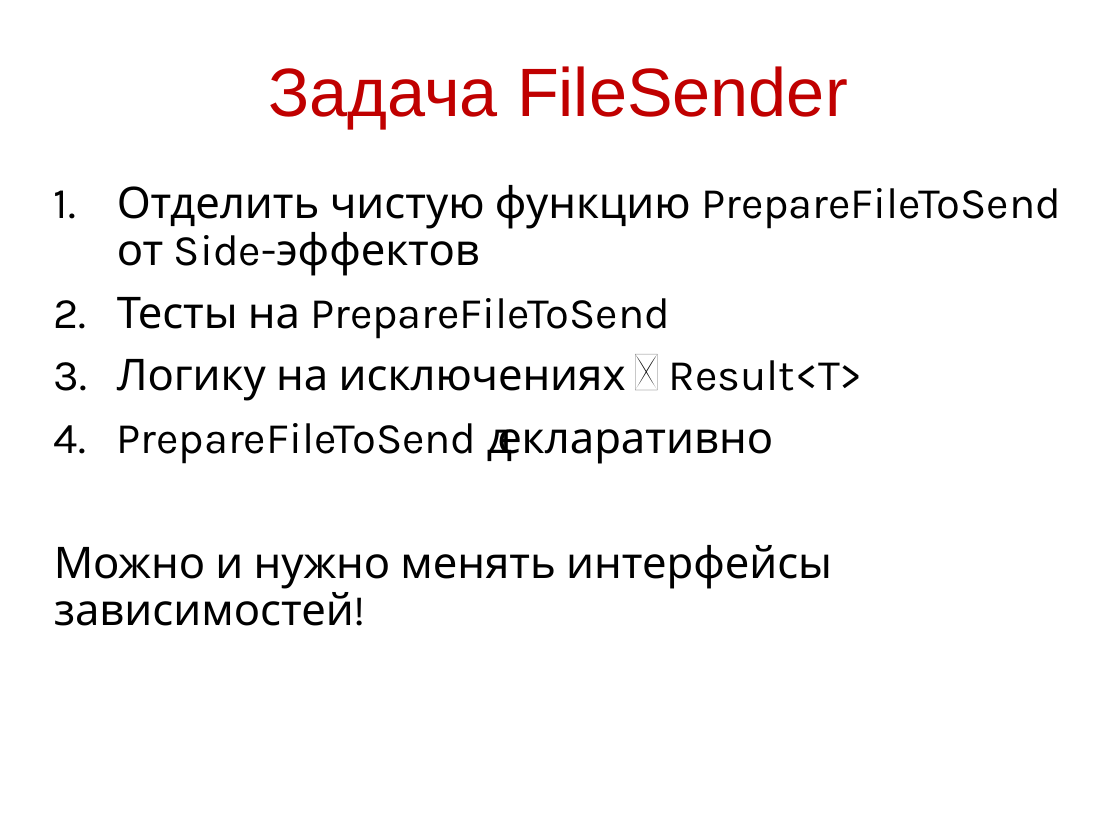
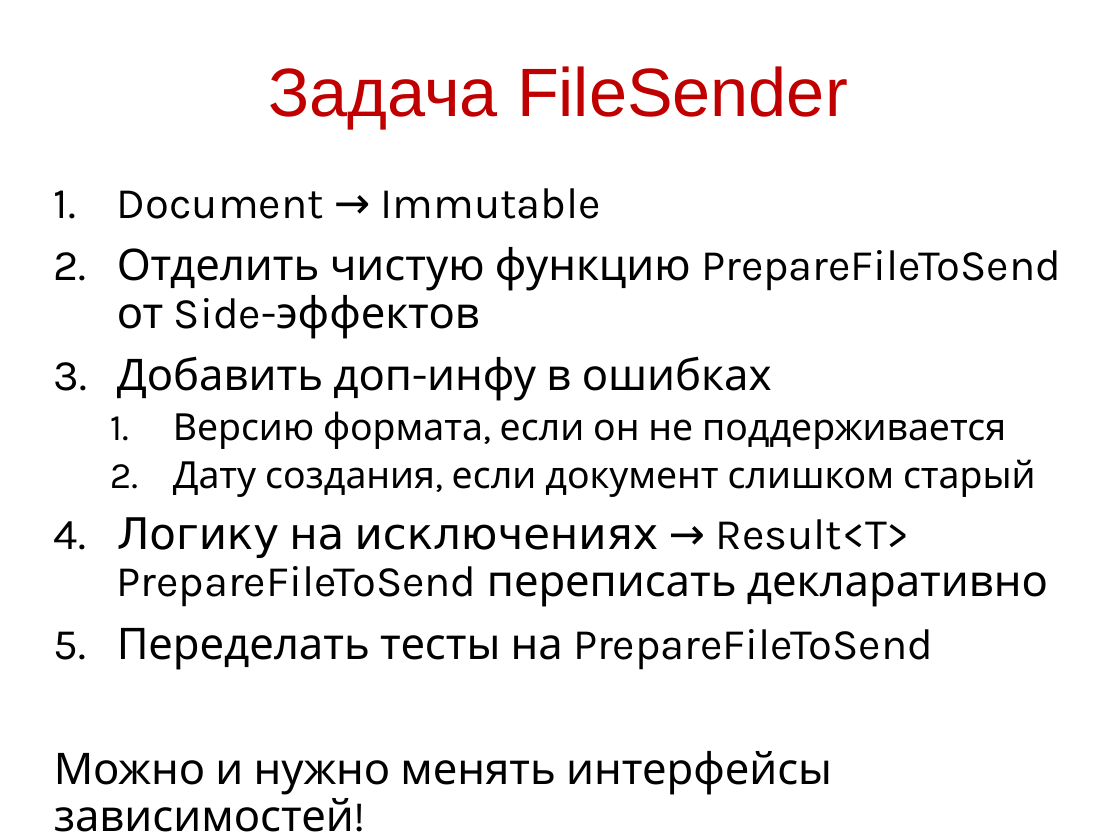
Before and after one commit to kontur-courses/fp, a slide deck: slide 28 of fp2.pptx (slide 27 before the commit). Drawn at 1120x840 pixels with LibreOffice and Linux fonts; fonts in the diff are those of the drawing. Boxes give left, top, right and bottom in pixels: in the first picture for what was removed or moved away, otherwise in the second. Text is boxed around its words. In the diff, an @@ line names an element or a change of style, - is before the commit and + after.

Commit message:
* Result<None> support * Result<T>.RefineError

```diff
--- a/fp2.pptx
+++ b/fp2.pptx
@@ text at (117,188,601,219): paragraph added @@
+1. Document → Immutable
@@ text at (117,356,1048,670): text changed @@
-2. Тесты на PrepareFileToSend
-3. Логику на исключениях → Result<T>
-4. PrepareFileToSend → декларативно
+3. Добавить доп-инфу в ошибках
+  1. Версию формата, если он не поддерживается
+  2. Дату создания, если документ слишком старый
+4. Логику на исключениях → Result<T>
+   PrepareFileToSend переписать декларативно
+5. Переделать тесты на PrepareFileToSend
```
Also in this commit, not shown: 1 slide added, 22 other files.
